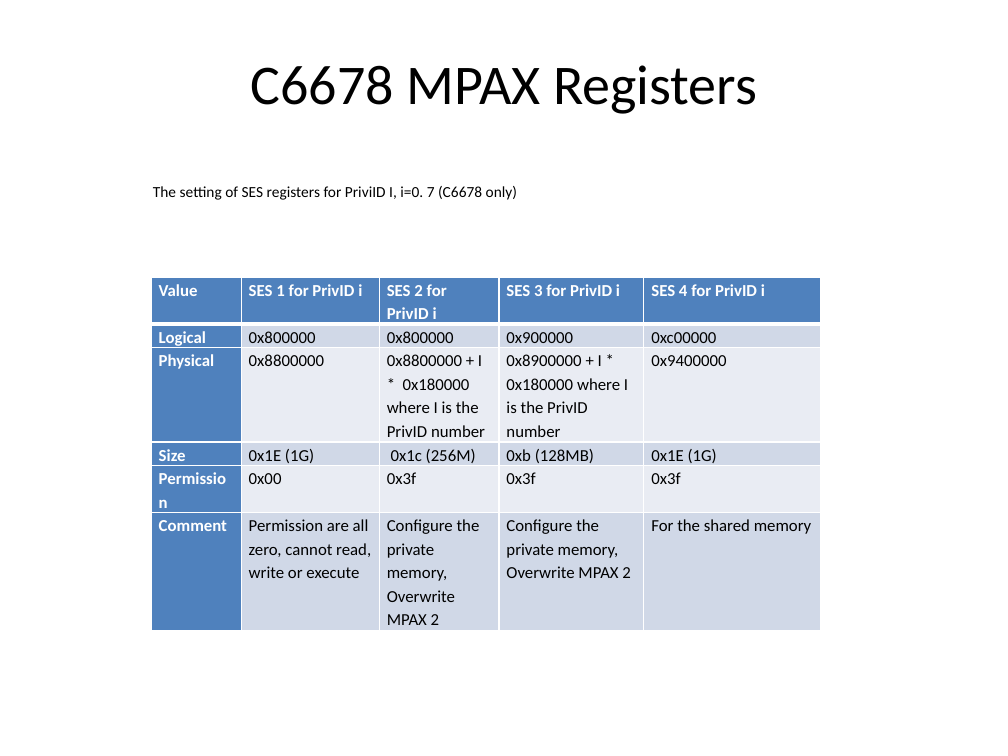
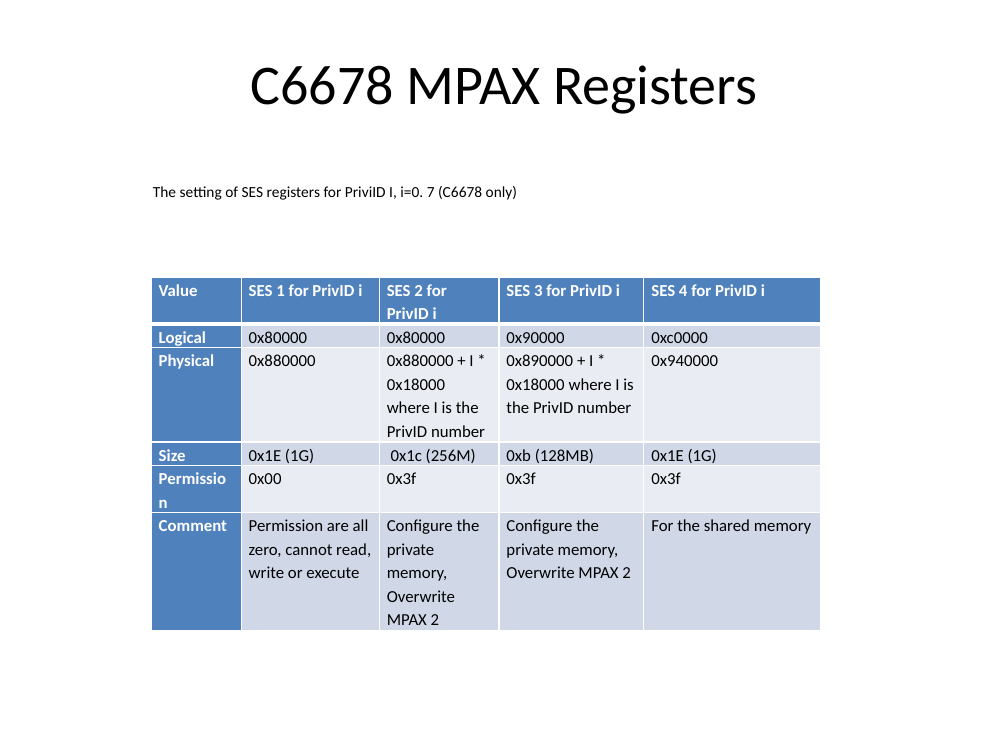
Before and after one commit to hari1989/keystone-workshop, a slide deck: slide 22 of preliminary/Working/presentations/Implementation_of_ProDrive_Model.pptx (slide 21 before the commit). Drawn at 1008x756 pixels with LibreOffice and Linux fonts; fonts in the diff are those of the drawing. Boxes give left, top, right and bottom in pixels: in the first picture for what was removed or moved away, otherwise in the second. Text is boxed around its words. In the diff, an @@ line names an element or a change of style, - is before the commit and + after.

```diff
--- a/preliminary/Working/presentations/Implementation_of_ProDrive_Model.pptx
+++ b/preliminary/Working/presentations/Implementation_of_ProDrive_Model.pptx
@@ table at box(151, 277, 821, 629) @@
-row 2: Logical | 0x800000 | 0x800000 | 0x900000 | 0xc00000
+row 2: Logical | 0x80000 | 0x80000 | 0x90000 | 0xc0000
-row 3: Physical | 0x8800000 | 0x8800000 + I * 0x180000 where I is the PrivID number | 0x8900000 + I * 0x180000 where I is the PrivID number | 0x9400000
+row 3: Physical | 0x880000 | 0x880000 + I * 0x18000 where I is the PrivID number | 0x890000 + I * 0x18000 where I is the PrivID number | 0x940000
```
Also in this commit, not shown: 21 other slides changed, 34 slides added.
